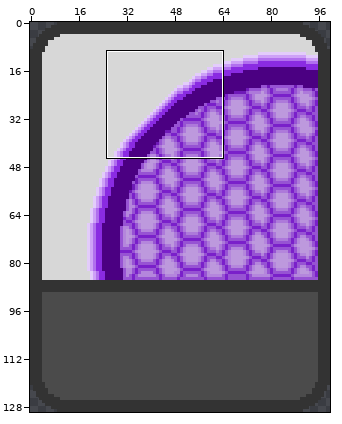
File history of a pixel-art file, Assets/Sprites/Actives/Actives.aseprite. Above: a wide view before the commit, with the close-up outlined.
Close-up. Old version:
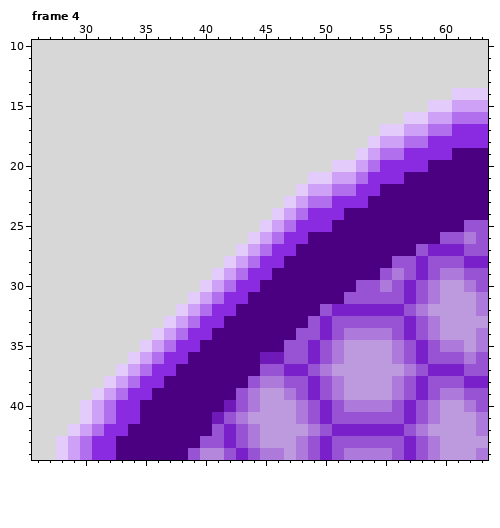
100x130 pixels, 5 frames. Shown: frame 4: x 26..63, y 10..44.
Now the later version:
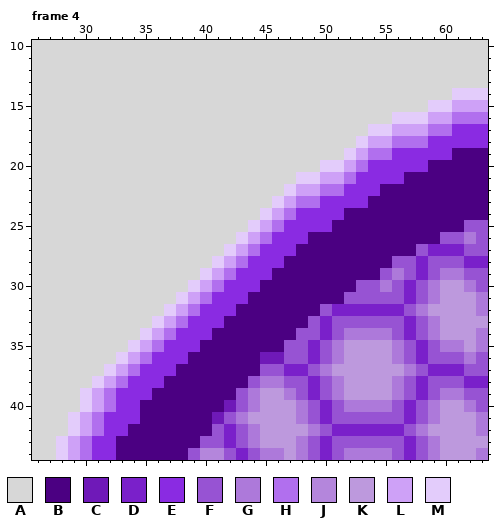
Palette (. is transparent): A #d7d7d7  B #4b0082  C #6f19b8  D #7a20ca  E #8a2be2  F #9753d3  G #ad79da  H #b16fee  J #b486dc  K #bd99dd  L #cea1f7  M #e3ccfb
Edits made:
--- frame 4, layer "Art 2"
@@ x 26..63 @@
 15 AAAAAAAAAAAAAAAAAAAAAAAAAAAAAAAAAMMLLL
-16 AAAAAAAAAAAAAAAAAAAAAAAAAAAAAAAMMLLHHH
-17 AAAAAAAAAAAAAAAAAAAAAAAAAAAAAMMLLHHEEE
-18 AAAAAAAAAAAAAAAAAAAAAAAAAAAAMLLHHEEEEE
-19 AAAAAAAAAAAAAAAAAAAAAAAAAAAMLHHEEEEBBB
-20 AAAAAAAAAAAAAAAAAAAAAAAAAMMLHEEEEBBBBB
-21 AAAAAAAAAAAAAAAAAAAAAAAMMLLHEEEBBBBBBB
-22 AAAAAAAAAAAAAAAAAAAAAAMLLHHEEBBBBBBBBB
-23 AAAAAAAAAAAAAAAAAAAAAMLHHEEEBBBBBBBBBB
-24 AAAAAAAAAAAAAAAAAAAAMLHEEEBBBBBBBBBBBB
-25 AAAAAAAAAAAAAAAAAAAMLHEEEBBBBBBBBBBBFF
-26 AAAAAAAAAAAAAAAAAAMLHEEBBBBBBBBBBBFFGF
-27 AAAAAAAAAAAAAAAAAMLHEEBBBBBBBBBBFDDDFF
-28 AAAAAAAAAAAAAAAAMLHEEBBBBBBBBBFFDFFFDD
-29 AAAAAAAAAAAAAAAMLHEEBBBBBBBBBFGFDFGGFF
-30 AAAAAAAAAAAAAAMLHEEBBBBBBBBFFGFDFGKKGF
-31 AAAAAAAAAAAAAMLHEEBBBBBBBBFFFFFDFGKKKG
-32 AAAAAAAAAAAAMLHEEBBBBBBBFDDDDDDFGKKKKG
-33 AAAAAAAAAAAMLHEEBBBBBBBFDFFFFFFDFGKKKK
-34 AAAAAAAAAAMLHEEBBBBBBBFFDFGGGGFDFGKKKG
-35 AAAAAAAAAMLHEEBBBBBBBFFDFGKKKKGFDFGGKG
-36 AAAAAAAAMLHEEBBBBBBCCFFDFGKKKKGFDFFFGF
-37 AAAAAAAMLHEEBBBBBBBFFDDFGKKKKKKGFDDDFF
-38 AAAAAAMLHEEBBBBBBBFGGFFDFGKKKKGFDFFFDD
-39 AAAAAMLHEEBBBBBBBFGKKGFDFGKKKKGFDFGGFF
+16 AAAAAAAAAAAAAAAAAAAAAAAAAAAAAAMMMLLHHH
+17 AAAAAAAAAAAAAAAAAAAAAAAAAAAAMMLLLHHEEE
+18 AAAAAAAAAAAAAAAAAAAAAAAAAAAMLLHHHEEEEE
+19 AAAAAAAAAAAAAAAAAAAAAAAAAAMLHHEEEEEBBB
+20 AAAAAAAAAAAAAAAAAAAAAAAAMMLHEEEEEBBBBB
+21 AAAAAAAAAAAAAAAAAAAAAAMMLLHEEEEBBBBBBB
+22 AAAAAAAAAAAAAAAAAAAAAMLLHHEEEBBBBBBBBB
+23 AAAAAAAAAAAAAAAAAAAAMLHHEEEEBBBBBBBBBB
+24 AAAAAAAAAAAAAAAAAAAMLHEEEEBBBBBBBBBBBB
+25 AAAAAAAAAAAAAAAAAAMLHEEEEBBBBBBBBBBBFF
+26 AAAAAAAAAAAAAAAAAMLHEEEBBBBBBBBBBBFFGF
+27 AAAAAAAAAAAAAAAAMLHEEEBBBBBBBBBBFDDDFF
+28 AAAAAAAAAAAAAAAMLHEEEBBBBBBBBBFFDFFFDD
+29 AAAAAAAAAAAAAAMLHEEEBBBBBBBBBFGFDFGGFF
+30 AAAAAAAAAAAAAMLHEEEBBBBBBBBFFGFDFGKKGF
+31 AAAAAAAAAAAAMLHEEEBBBBBBBBFFFFFDFGKKKG
+32 AAAAAAAAAAAMLHEEEBBBBBBBFDDDDDDFGKKKKG
+33 AAAAAAAAAAMLHEEEBBBBBBBFDFFFFFFDFGKKKK
+34 AAAAAAAAAMLHEEEBBBBBBBFFDFGGGGFDFGKKKG
+35 AAAAAAAAMLHEEEBBBBBBBFFDFGKKKKGFDFGGKG
+36 AAAAAAAMLHEEEBBBBBBCCFFDFGKKKKGFDFFFGF
+37 AAAAAAMLHEEEBBBBBBBFFDDFGKKKKKKGFDDDFF
+38 AAAAAMLHEEEBBBBBBBFGGFFDFGKKKKGFDFFFDD
+39 AAAAMLHEEEBBBBBBBFGKKGFDFGKKKKGFDFGGFF
 40 AAAAMLHEEBBBBBBBCFGKKKGFDFGGGGFDFGKKGF
-41 AAAAMLHEEBBBBBBCFGKKKKGFDFFFFFFDFGKKKG
+41 AAAMLHEEEBBBBBBCFGKKKKGFDFFFFFFDFGKKKG
 42 AAAMLHEEBBBBBBBFDFGKKKKGFDDDDDDFGKKKKG
